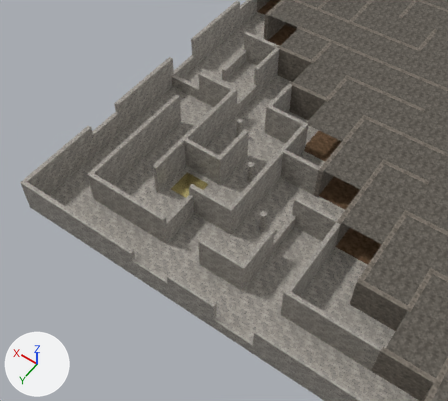
One commit to the glTF model assets/models/gltf/maze/maze_map.glb: the scene before it, then after it.
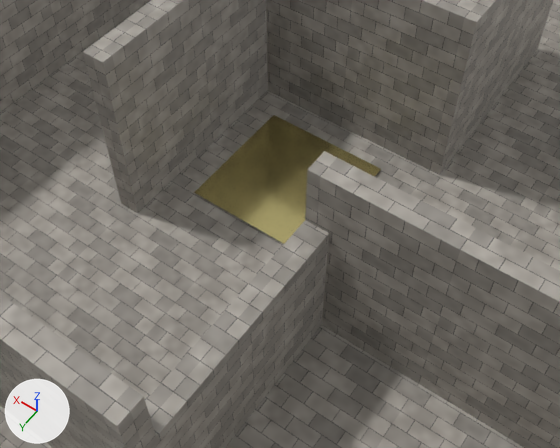
Each version appears first from a 50 mm camera at (-11.66, 39.69, 44.37) aimed at (8.84, 10.98, -0.74), and next in a close-up from a 50 mm camera at (6.58, 19.88, 10.96) aimed at (11.76, 12.62, -0.45). The axes (+X, +Y, +Z) are drawn at lower left. The lights are the same throughout. The first two pictures are the older version. Where no turn or scale is listed for an object, it has been applied to the vertices.

Names of what the first close-up shows: 'CastleFloor', 'CastleMortar', 'metal_floor'.
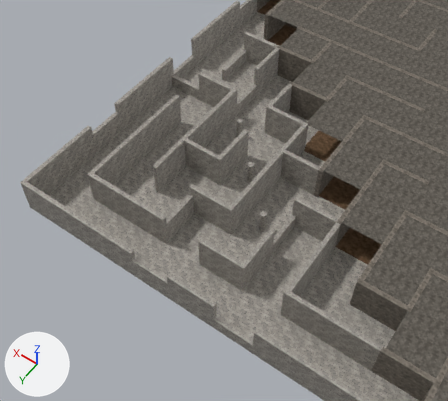
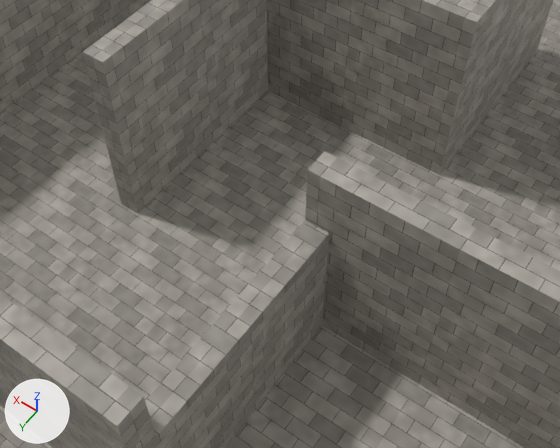
Commit message: Make the metal plate a reflective object

Edits to the bpy script that builds the scene:
```text
Remove ob_metal_floor:
    ob_metal_floor = bpy.data.objects.new('metal_floor', me_plane_244)
    ob_metal_floor.location = (12.0, 12.0, 0.05)
```

What differs and where, as boxes (x1, y1, x2, y2) in the close-ups (560 x 448 px):
'metal_floor', deleted (beige)
    before: (194, 115, 381, 244)
